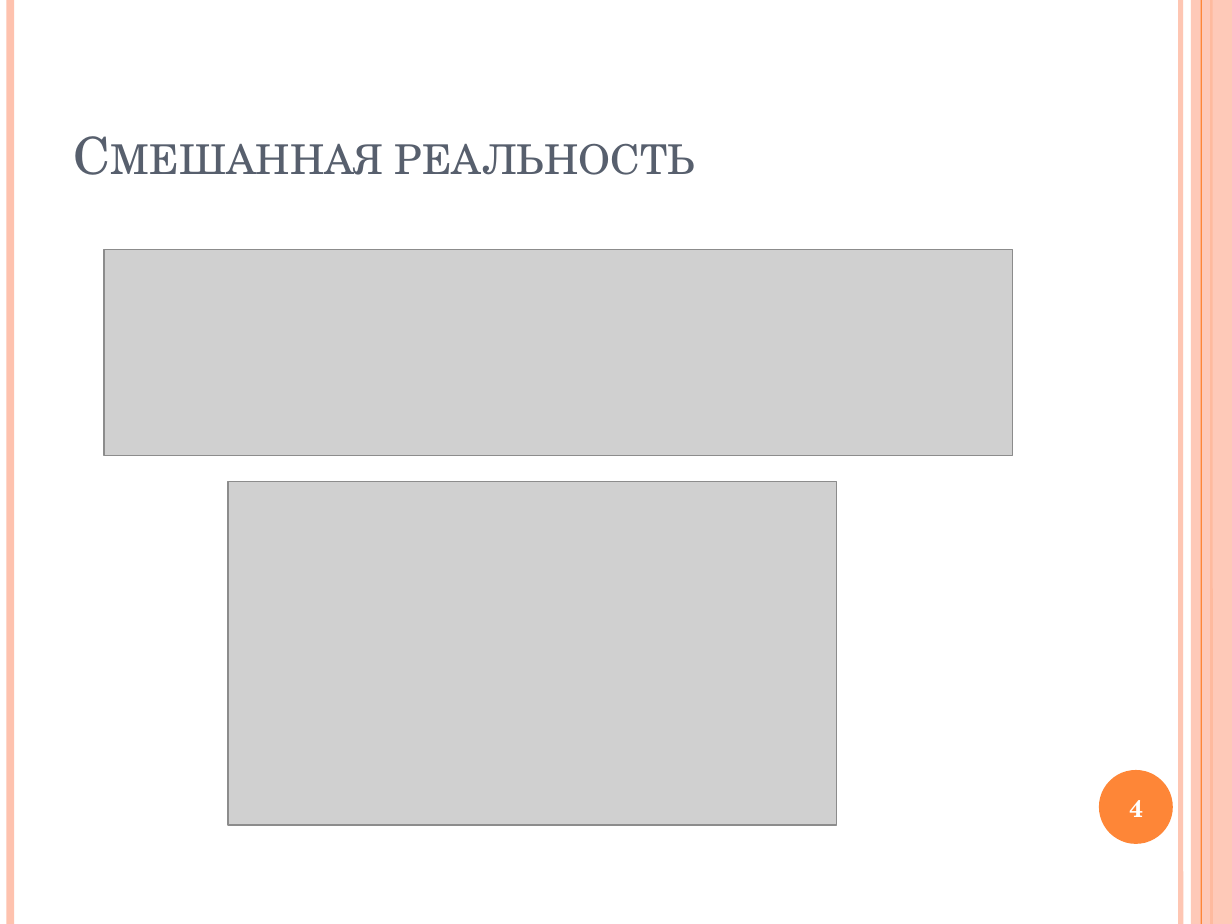
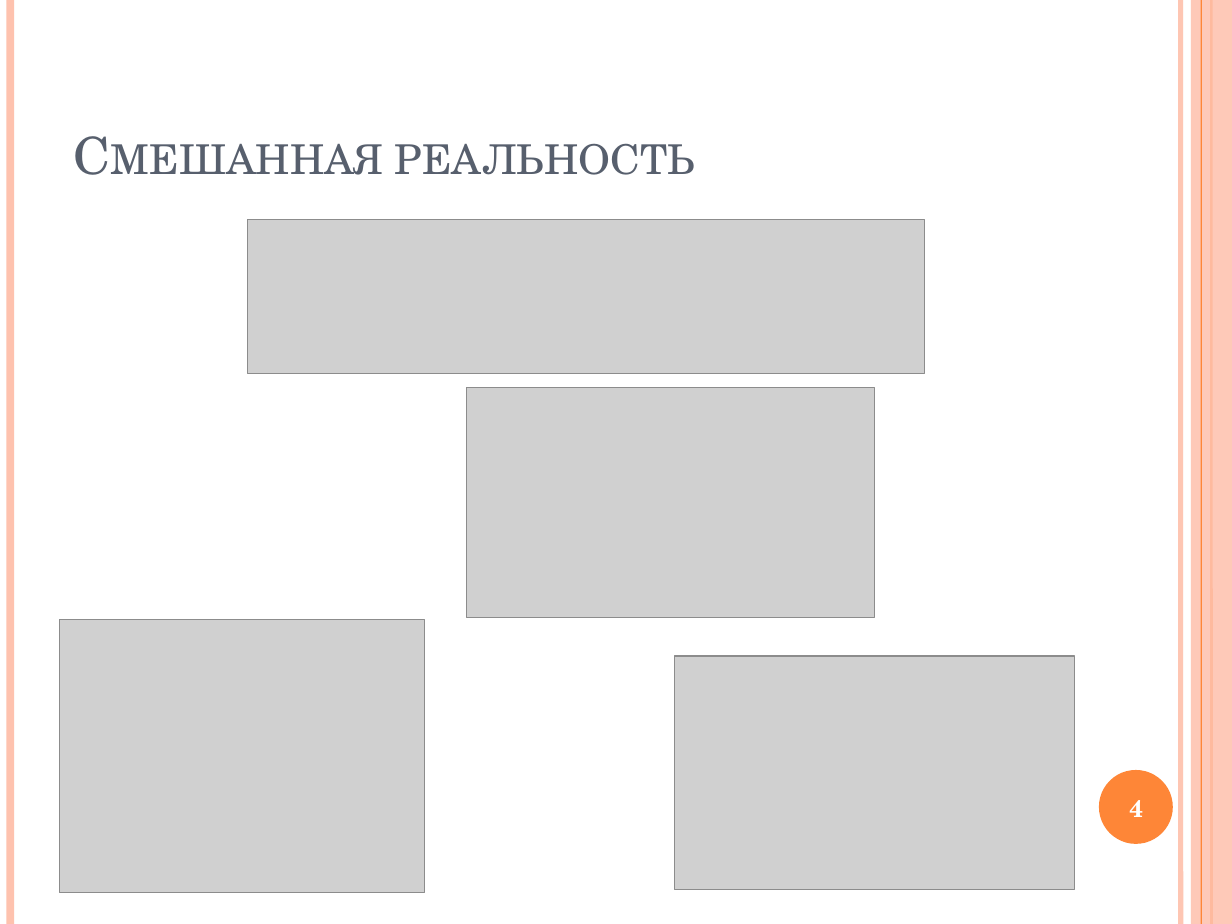
Before and after one commit to VSobolenko/VR-StudyRoom, a slide deck: slide 4 of Диплом - Приложение Unity VR/Презентация.pptx. Drawn at 1232x924 pixels with LibreOffice and Linux fonts; fonts in the diff are those of the drawing; grey boxes stand for pictures. Boxes give left, top, right and bottom in pixels: in the first picture for what was removed or moved away, otherwise in the second. Text is boxed around its words. In the diff, an @@ line names an element or a change of style, - is before the commit and + after.

```diff
--- a/Диплом - Приложение Unity VR/Презентация.pptx
+++ b/Диплом - Приложение Unity VR/Презентация.pptx
@@ picture: place and size @@
-picture at bbox=[103, 249, 1013, 456]
+picture at bbox=[248, 219, 925, 373]
@@ picture added at bbox=[467, 388, 875, 617] @@
@@ picture removed at bbox=[228, 482, 837, 825] @@
@@ picture added at bbox=[59, 620, 424, 893] @@
@@ picture added at bbox=[674, 655, 1074, 888] @@
```
Also in this commit, not shown: 6 other slides changed, 2 slides removed, 5 other files.
